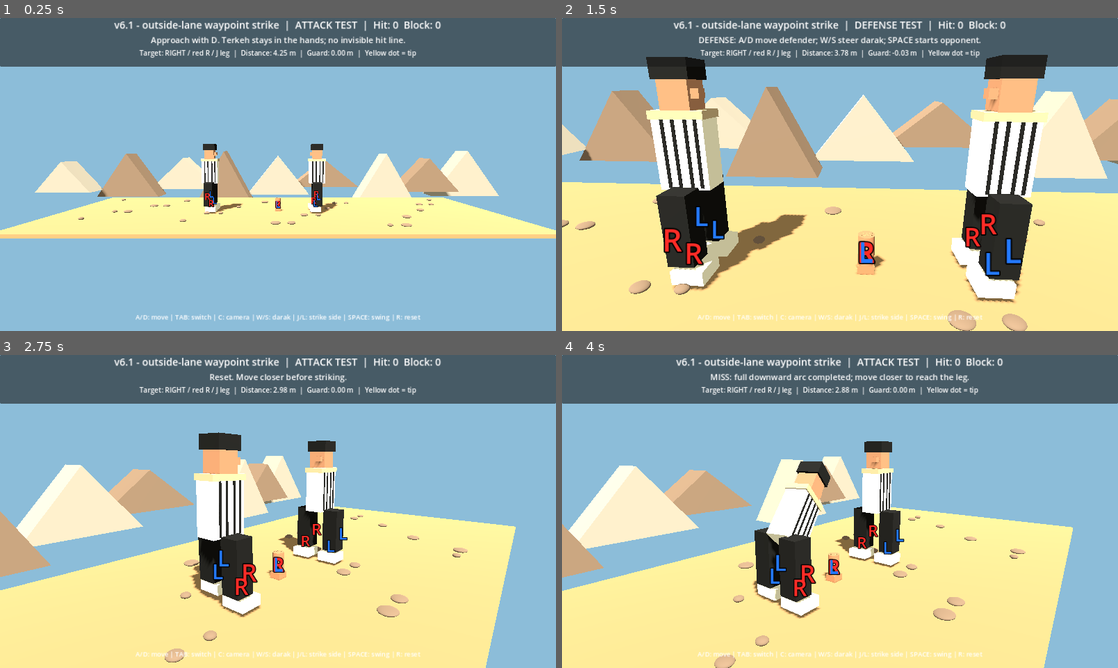
Above: before the commit, frames 1-4 (two rows, left to right).
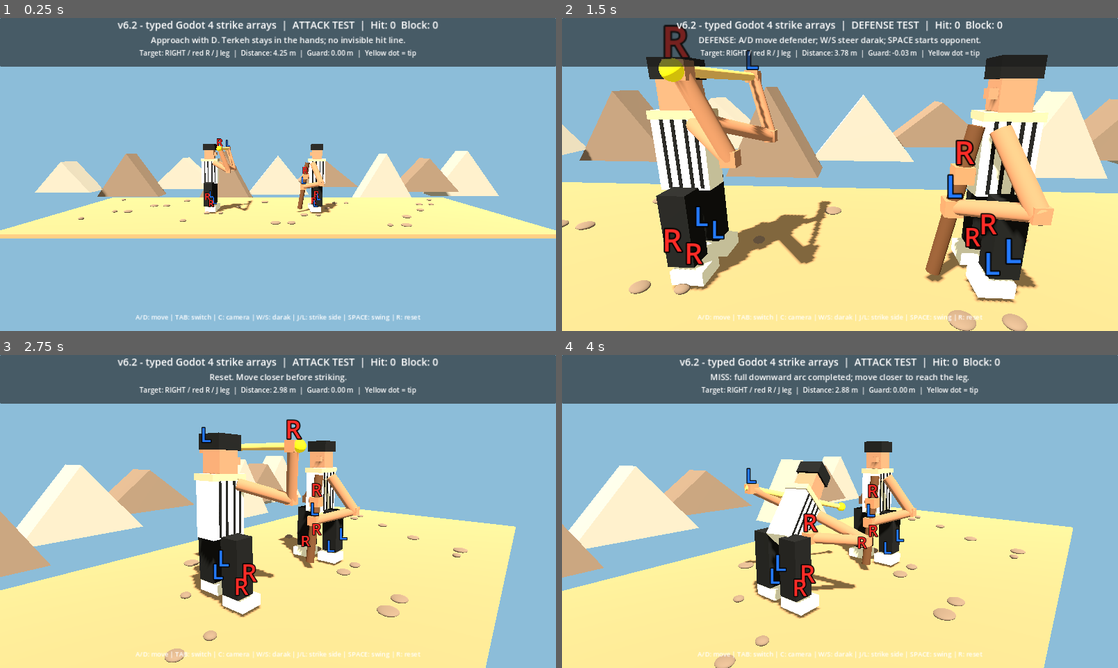
Above: after the commit, the same moments.

Repository: vahidainima-prog/tarke-darak-game
Game: Godot game, scene res://main.tscn
Same seed, same stepped clock (60 frames per second), same inputs: the game is played once before the commit and once after it.
Inputs:
- Up to frame 1 (0.25 s): no input
- Up to frame 2 (1.5 s): tap Enter at 0.5 s; hold D 0.53-1.28 s; tap C at 0.6 s; tap Space at 0.77 s; hold S from 1.28 s (still down); tap Tab at 1.35 s
- Up to frame 3 (2.75 s): tap Space at 1.52 s; release S at 2.03 s; hold D from 2.03 s (still down); tap R at 2.1 s
- Up to frame 4 (4 s): release D at 2.78 s; hold W 2.78-3.53 s; tap J at 2.85 s; tap Space at 3.02, 3.77 s; hold A from 3.53 s (still down); tap L at 3.6 s

The runs differ from the first frame. In frame 1, 1.5% of the frame differs, in the area x 20-80%, y 0-63%; in frame 2, 10%, in the area x 17-89%, y 0-87%; in frame 3, 3.6%; in frame 4, 3.6%.
Error before the commit: Trying to return an array of type "Array" where expected return type is "Array[Vector3]". (res://main.gd:405)

Commit message:
Use explicit typed Vector3 and Array[Vector3] in strike code for Godot 4 parser compatibility

Diff:
--- a/tarke_darak_godot_v2/main.gd
+++ b/tarke_darak_godot_v2/main.gd
@@ -2,7 +2,7 @@
 
 # Godot 4.x — visual mechanics test. Side camera looks along -Z.
 # Feint depth: negative Z is BEHIND the attacker; positive Z is IN FRONT.
-const BUILD_LABEL := "v6.1 - outside-lane waypoint strike"
+const BUILD_LABEL := "v6.2 - typed Godot 4 strike arrays"
 const DEF_X := 1.55
 const MIN_X := -4.7
 const MAX_X := 0.35
@@ -377,8 +377,8 @@
 	var ready_center := Vector3(attack_x + 0.56, 2.48, 0.0)
 	var ready_a := ready_center + Vector3(0.0, 0.0, -STICK_LENGTH * 0.5)
 	var ready_b := ready_center + Vector3(0.0, 0.0, STICK_LENGTH * 0.5)
-	var ready_butt := ready_a if strike_side > 0 else ready_b
-	var ready_tip := ready_b if strike_side > 0 else ready_a
+	var ready_butt: Vector3 = ready_a if strike_side > 0 else ready_b
+	var ready_tip: Vector3 = ready_b if strike_side > 0 else ready_a
 	# First move the TIP into the outside lane while still near attacker.
 	# This avoids cutting through the middle of the defender on the way down.
 	var waypoint_butt := Vector3(attack_x + 0.24, 1.85, side * 1.18)
@@ -402,7 +402,14 @@
 	# Rebuild a constant-length staff from the driving-hand end.
 	var axis := (tip - butt).normalized()
 	tip = butt + axis * STICK_LENGTH
-	return [butt, tip] if strike_side > 0 else [tip, butt]
+	var endpoints: Array[Vector3] = []
+	if strike_side > 0:
+		endpoints.append(butt)
+		endpoints.append(tip)
+	else:
+		endpoints.append(tip)
+		endpoints.append(butt)
+	return endpoints
 
 func strike_tip(p: float) -> Vector3:
 	var ends := strike_ends(p)
@@ -518,10 +525,10 @@
 		var alpha := float(i) / float(steps)
 		var guard_a := previous_guard[0].lerp(current_guard[0], alpha)
 		var guard_b := previous_guard[1].lerp(current_guard[1], alpha)
-		var tip := s[1] if strike_side > 0 else s[0]
+		var tip: Vector3 = s[1] if strike_side > 0 else s[0]
 		# Only the forward portion can be blocked; a distant or rear section
 		# touching the guard must not count as a successful defense.
-		var forward_start := s[0].lerp(s[1], 0.76) if strike_side > 0 else s[1].lerp(s[0], 0.76)
+		var forward_start: Vector3 = s[0].lerp(s[1], 0.76) if strike_side > 0 else s[1].lerp(s[0], 0.76)
 		if segment_distance(forward_start, tip, guard_a, guard_b) <= STICK_RADIUS + GUARD_RADIUS + 0.025:
 			return "block"
 		# Each strike is checked only against its selected near/far leg lane.
